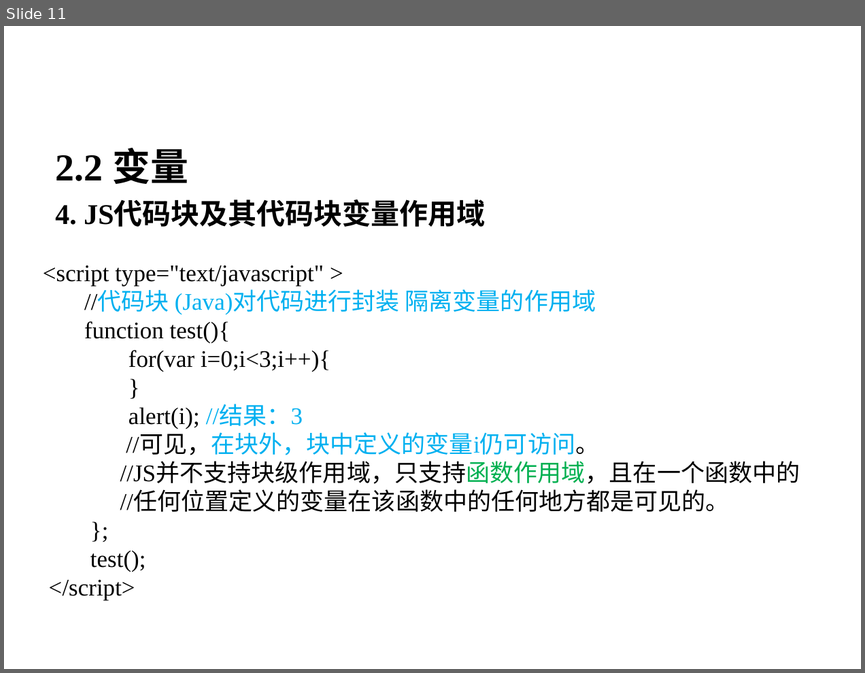
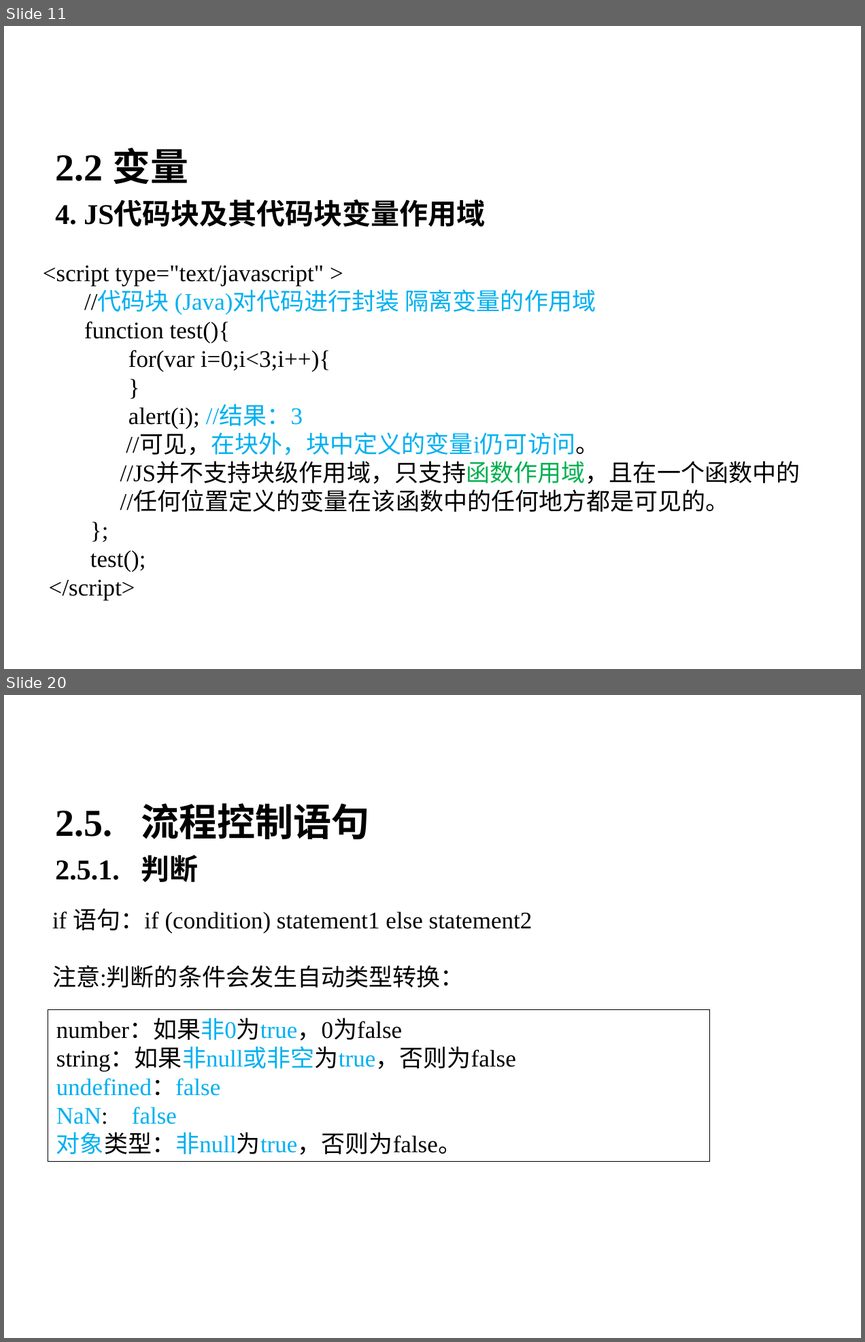
Before and after one commit to bifengganghyt/gitroot, a slide deck: javaweb/【0】front-end/【1】javascript/JavaScript基础.ppt. Shown one above the other, each under a label of ours: slide 11 before the commit, slides 11 and 20 after it; the slides between them are not shown. The pictures are 865x673 and 865x1342 pixels, drawn with LibreOffice and Linux fonts; fonts in the diff are those of the drawing; background and template pictures are left out. Boxes give left, top, right and bottom in pixels: in the first picture for what was removed or moved away, otherwise in the second. Text is boxed around its words. In the diff, an @@ line names an element or a change of style, - is before the commit and + after.

```diff
--- a/javaweb/【0】front-end/【1】javascript/JavaScript基础.ppt
+++ b/javaweb/【0】front-end/【1】javascript/JavaScript基础.ppt
@@ slide 20 added at (4, 695, 861, 1338), background picture (left out) @@
@@ text added at (47, 721, 818, 828), 40 pt, text #FFFFFF, bold @@
+2. JavaScript基础
@@ text added at (55, 803, 369, 882), 32 pt, text #000000, bold @@
+2.5. 流程控制语句
+2.5.1. 判断
@@ text added at (52, 908, 532, 987), 20 pt, text #000000 @@
+if 语句：if (condition) statement1 else statement2
+注意:判断的条件会发生自动类型转换：
@@ rectangle added at (48, 1009, 709, 1161), outline #000000 0.26 pt, 20 pt, text #000000 @@
+number：如果非0为true，0为false
+string：如果非null或非空为true，否则为false
+undefined：false
+NaN: false
+对象类型：非null为true，否则为false。
```
Also in this commit, not shown: 5 slides changed, 25 other slides added, 13 slides removed, 14 other files.
